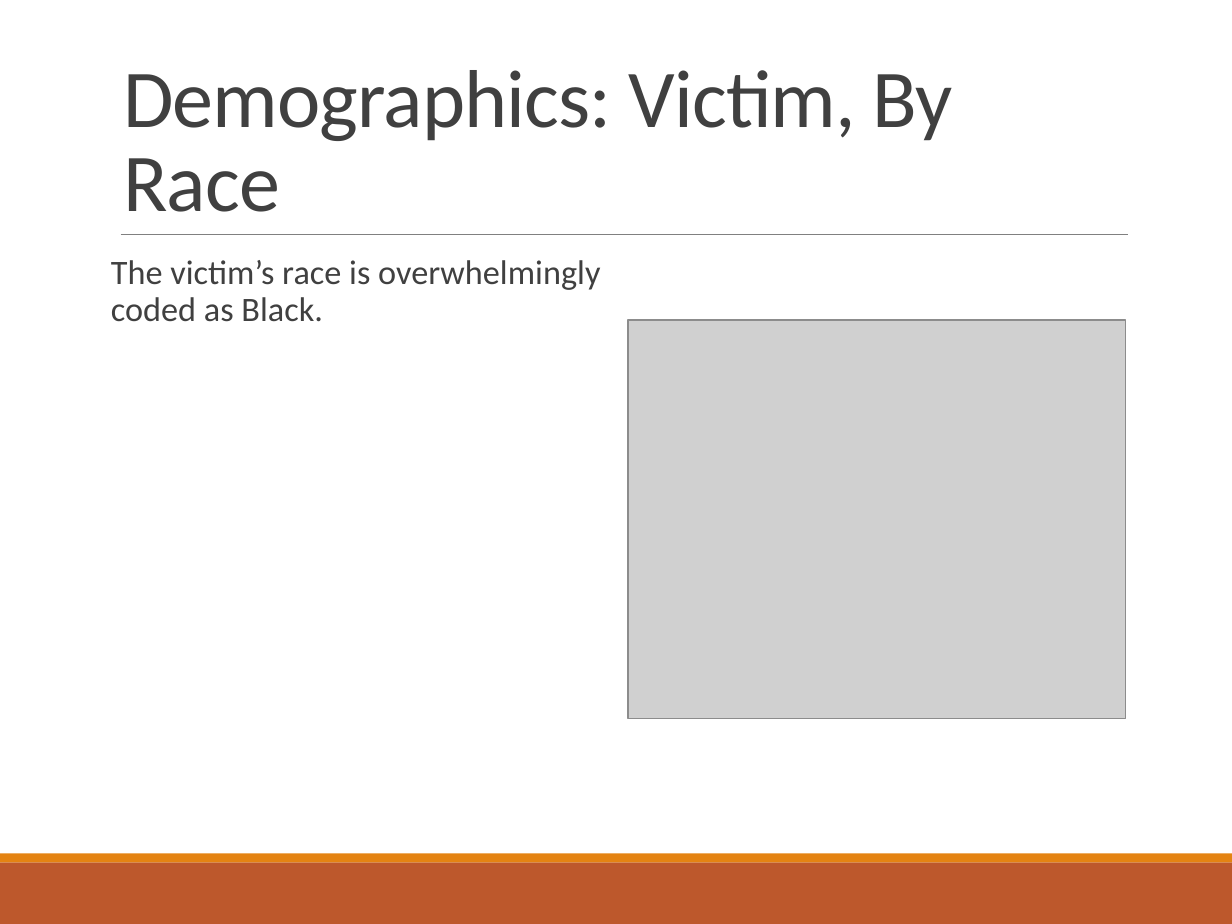
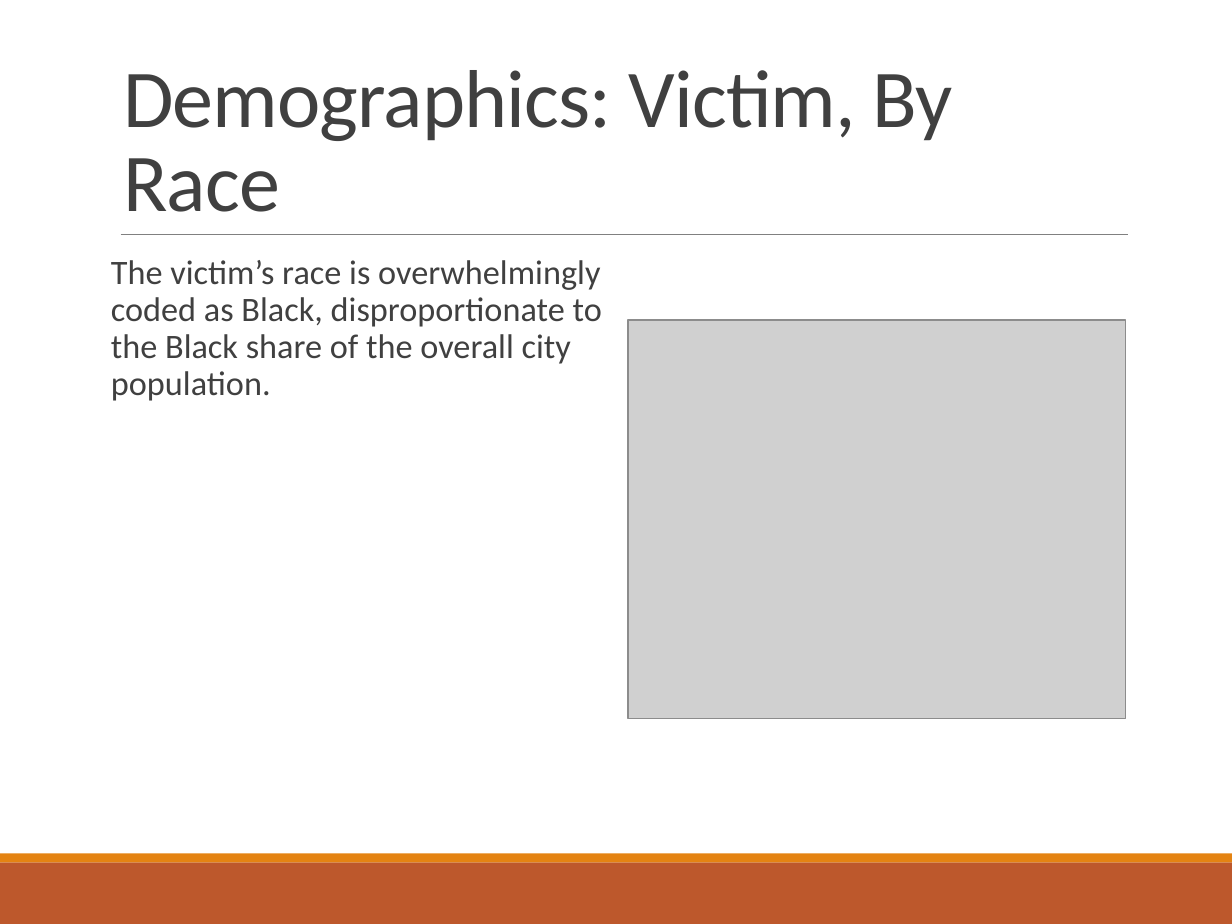
Before and after one commit to symmatree/data-science, a slide deck: slide 14 of r/NYPDShootingDataSlides.pptx (slide 13 before the commit). Drawn at 1232x924 pixels with LibreOffice and Linux fonts; fonts in the diff are those of the drawing; grey boxes stand for pictures. Boxes give left, top, right and bottom in pixels: in the first picture for what was removed or moved away, otherwise in the second. Text is boxed around its words. In the diff, an @@ line names an element or a change of style, - is before the commit and + after.

```diff
--- a/r/NYPDShootingDataSlides.pptx
+++ b/r/NYPDShootingDataSlides.pptx
@@ text at [111, 260, 602, 401]: text changed @@
-The victim’s race is overwhelmingly coded as Black.
+The victim’s race is overwhelmingly coded as Black, disproportionate to the Black share of the overall city population.
```
Also in this commit, not shown: 3 other slides changed, 2 other files.
